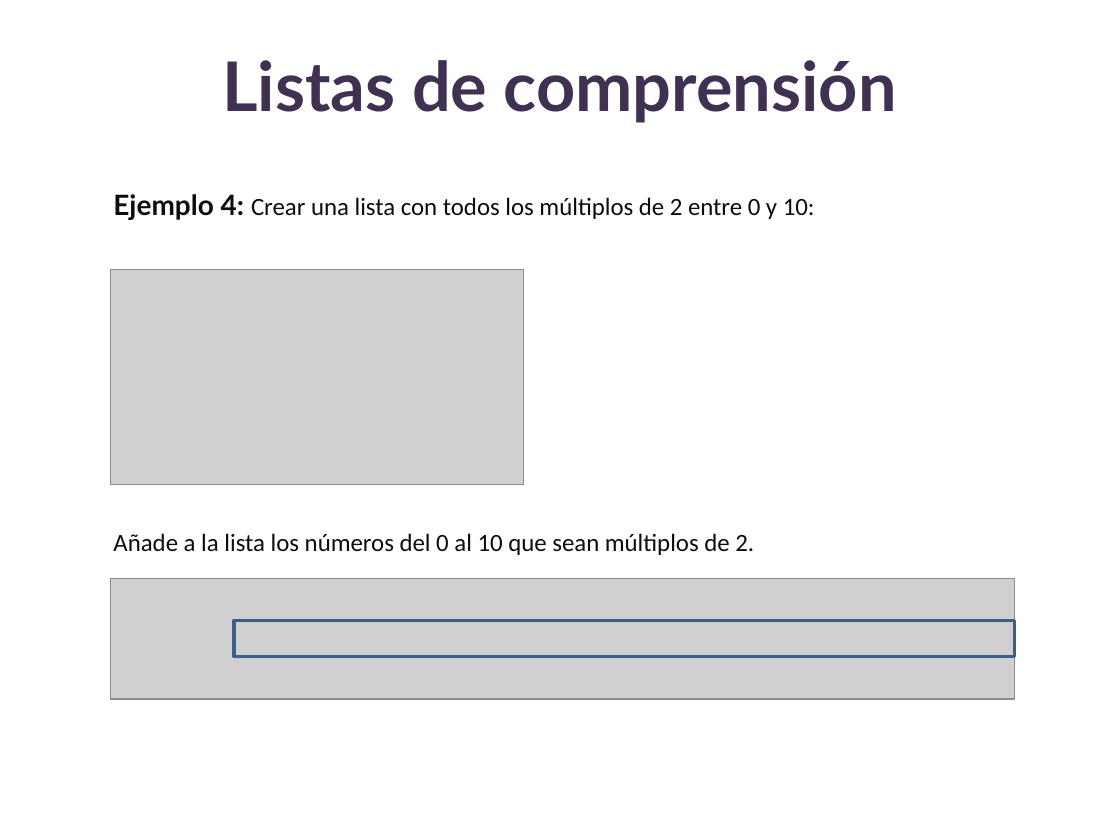
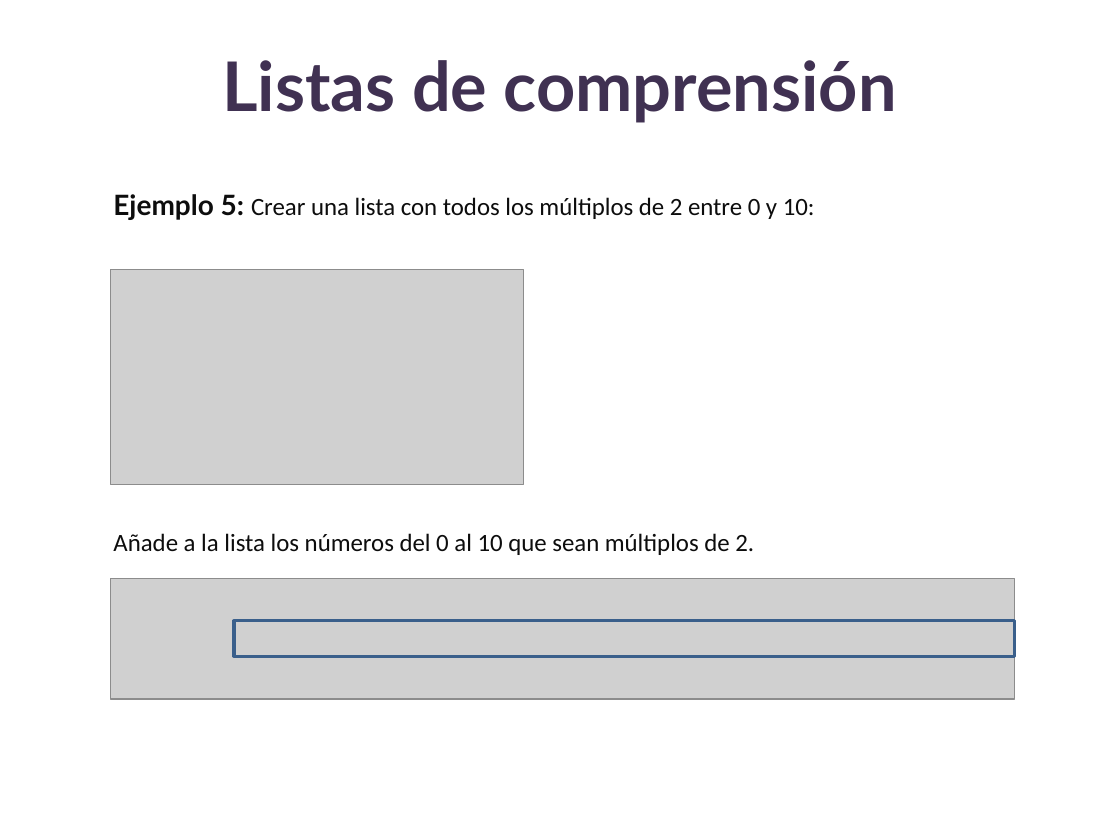
Before and after one commit to lizetheP/Analitica, a slide deck: slide 6 of Calendario2026/presentaciones/13_ListasComprension.pptx (slide 5 before the commit). Drawn at 1120x840 pixels with LibreOffice and Linux fonts; fonts in the diff are those of the drawing; grey boxes stand for pictures. Boxes give left, top, right and bottom in pixels: in the first picture for what was removed or moved away, otherwise in the second. Text is boxed around its words. In the diff, an @@ line names an element or a change of style, - is before the commit and + after.

```diff
--- a/Calendario2026/presentaciones/13_ListasComprension.pptx
+++ b/Calendario2026/presentaciones/13_ListasComprension.pptx
@@ text at box(113, 194, 815, 220): text changed @@
-Ejemplo 4: Crear una lista con todos los múltiplos de 2 entre 0 y 10:
+Ejemplo 5: Crear una lista con todos los múltiplos de 2 entre 0 y 10:
```
Also in this commit, not shown: 1 other slide changed.
